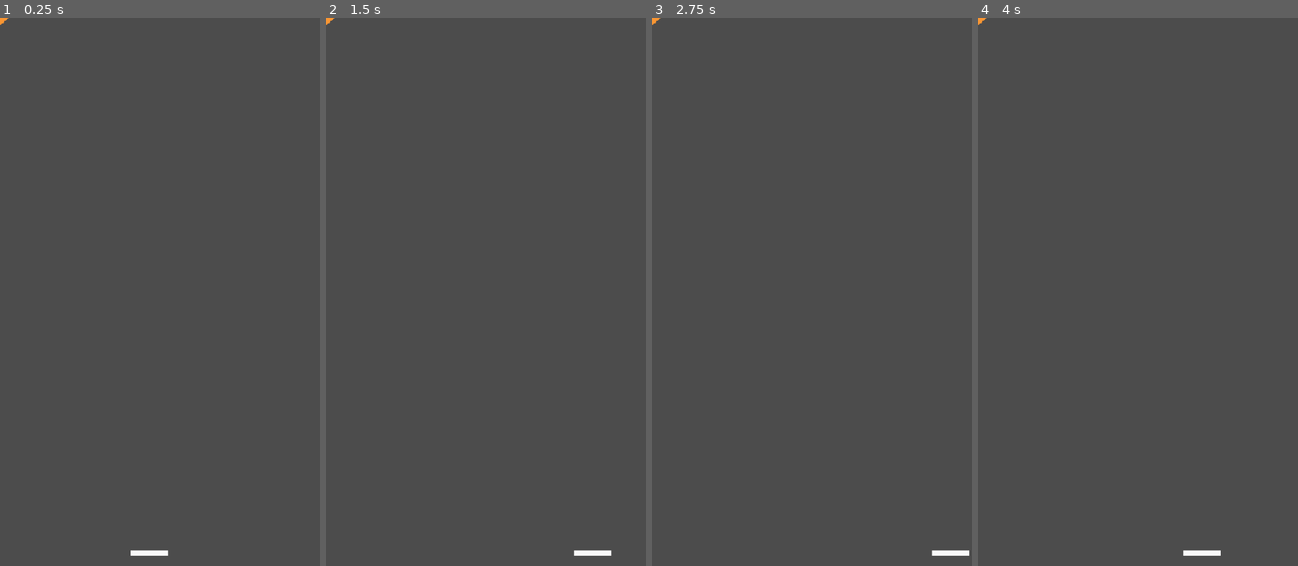
Above: before the commit, frames 1-4 (left to right).
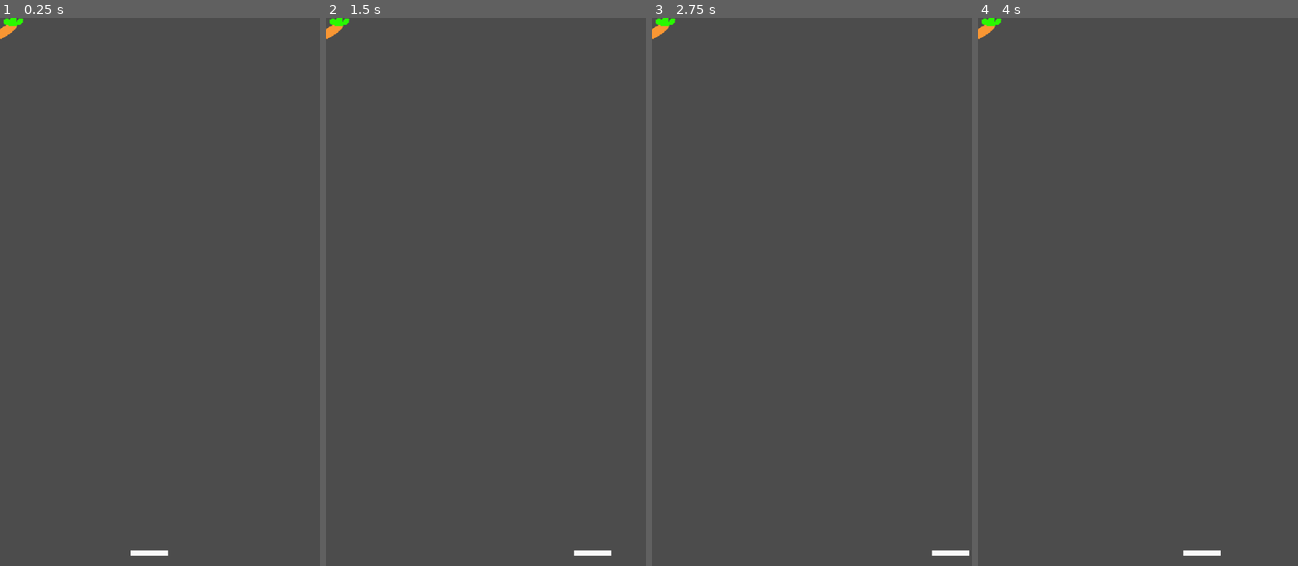
Above: after the commit, the same moments.

Repository: michaelgrav/ChildrensHealthGame
Game: Godot game, scene res://Main.tscn
Same seed, same stepped clock (60 frames per second), same inputs: the game is played once before the commit and once after it.
Inputs:
- Up to frame 1 (0.25 s): no input
- Up to frame 2 (1.5 s): tap Enter at 0.5 s; hold Right (ui_right) 0.53-1.28 s; hold Left (ui_left) from 1.28 s (still down)
- Up to frame 3 (2.75 s): release Left (ui_left) at 2.03 s; hold Right (ui_right) from 2.03 s (still down)
- Up to frame 4 (4 s): tap Space at 3.5 s; release Right (ui_right) at 3.53 s; hold Left (ui_left) from 3.53 s (still down)

The runs differ from the first frame. In frame 1, 0.2% of the frame differs, in the area x 0-8%, y 0-4%; in frame 2, 0.2%; in frame 3, 0.2%; in frame 4, 0.2%.

Commit message:
Update Main.tscn

Diff:
--- a/Game/Main.tscn
+++ b/Game/Main.tscn
@@ -1,8 +1,16 @@
-[gd_scene load_steps=4 format=2]
+[gd_scene load_steps=8 format=2]
 
 [ext_resource path="res://Player.tscn" type="PackedScene" id=1]
 [ext_resource path="res://Main.gd" type="Script" id=2]
 [ext_resource path="res://Carrot.tscn" type="PackedScene" id=3]
+
+[sub_resource type="RectangleShape2D" id=1]
+
+[sub_resource type="RectangleShape2D" id=2]
+
+[sub_resource type="RectangleShape2D" id=3]
+
+[sub_resource type="RectangleShape2D" id=4]
 
 [node name="Main" type="Node2D"]
 script = ExtResource( 2 )
@@ -19,10 +27,22 @@
 [node name="Node2D" type="Node2D" parent="."]
 
 [node name="StaticBody2D" type="StaticBody2D" parent="Node2D"]
+position = Vector2( 217.948, 1.76239 )
+
+[node name="CollisionShape2D" type="CollisionShape2D" parent="Node2D/StaticBody2D"]
+shape = SubResource( 1 )
 
 [node name="StaticBody2D2" type="StaticBody2D" parent="Node2D"]
 
+[node name="CollisionShape2D" type="CollisionShape2D" parent="Node2D/StaticBody2D2"]
+shape = SubResource( 2 )
+
 [node name="StaticBody2D3" type="StaticBody2D" parent="Node2D"]
 
+[node name="CollisionShape2D" type="CollisionShape2D" parent="Node2D/StaticBody2D3"]
+shape = SubResource( 3 )
+
 [node name="StaticBody2D4" type="StaticBody2D" parent="Node2D"]
-position = Vector2( 100, 0 )
+
+[node name="CollisionShape2D" type="CollisionShape2D" parent="Node2D/StaticBody2D4"]
+shape = SubResource( 4 )
